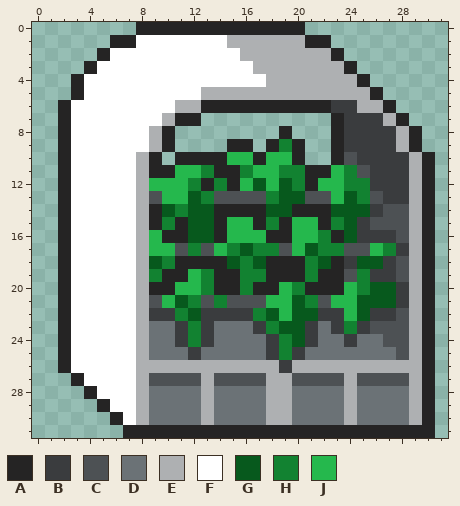
Edited in one commit: pixel-art sprite (Assets/Hangar/Upgrades/Hydroponics.png). Above: the version before the commit.
The file is 32x32 pixels.
Palette (. is transparent): A #252424  B #3a3c3e  C #4d5154  D #6b7276  E #aeb0b2  F #ffffff  G #07591d  H #128231  J #25b84d
Pixels before, first column x 2:
 0 ......AAAAAAAAAAAAA..........
 1 ....AAFFFFFFFEEEEEEAA........
 2 ...AFFFFFFFFFFEEEEEEEA.......
 3 ..AFFFFFFFFFFFFEEEEEEEA......
 4 .AFFFFFFFFFFFFFFEEEEEEEA.....
 5 .AFFFFFFFFFEEEEEEEEEEEEEA....
 6 AFFFFFFFFEEAAAAAAAAAABBEEA...
 7 AFFFFFFFEAA..........ABBBEA..
 8 AFFFFFFEA........A...ABBBBEA.
 9 AFFFFFFEA....AA.AHA..ABBBBEA.
10 AFFFFFEA.AAAAJJAJJA..ACBBBBEA
11 AFFFFFEAAJJHAAHJJHHAAJHCBBBEA
12 AFFFFFEJJJHAHAJGJGHAJJHHBBBEA
13 AFFFFFECJJGHCCCCHGGCCJGHCBBEA
14 AFFFFFEAGHGGAAAAGGAAAGGGBCCEA
15 AFFFFFEAHAGGAJJAHAJJAHGBCCCEA
16 AFFFFFEJAAGGAJJJAAJJHAGBBBCEA
17 AFFFFFEJJCHCJHGHHCJGHHCCJHBEA
18 AFFFFFEGHAAAAGHGAAAHGABGGBCEA
19 AFFFFFEHAAJHAAHHAAAHAACHBBCEA
20 AFFFFFEAAJJHAAHAAJHAAAJHGGBEA
21 AFFFFFECJGHCHCCCJJGHCJJGGGBEA
22 AFFFFFEBBHGBBBBHGJGGBBJGBBCEA
23 AFFFFFEDDBHBDDDBHGGBDBHBCCCEA
24 AFFFFFEDDBHBDDDDBHGBDDBDDCCEA
25 AFFFFFEDDDBDDDDDBHBDDDDDDDCEA
26 AFFFFFEEEEEEEEEEEBEEEEEEEEEEA
27 .AFFFFECCCCECCCCEECCCCECCCCEA
28 ..AFFFEDDDDEDDDDEEDDDDEDDDDEA
29 ...AFFEDDDDEDDDDEEDDDDEDDDDEA
30 ....AFEDDDDEDDDDEEDDDDEDDDDEA
31 .....AAAAAAAAAAAAAAAAAAAAAAAA
New version:
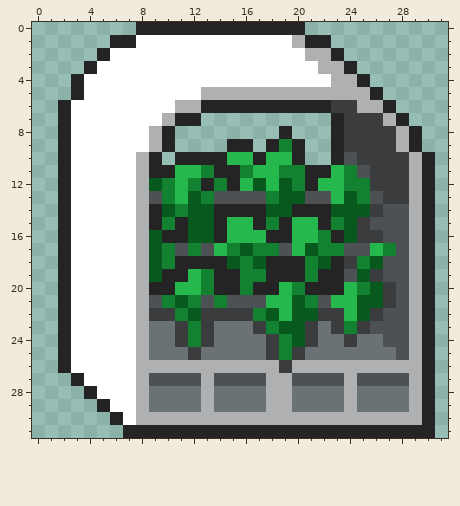
Change:
y 1: x 15..19 EEEEE -> FFFFF
y 2: x 16..20 EEEEE -> FFFFF
y 3: x 17..21 EEEEE -> FFFFF
y 4: x 18..22 EEEEE -> FFFFF
y 12: x 9..10 JJ -> GH
y 13: x 10 J -> H
y 16: x 9 J -> G; x 27 B -> C
y 17: x 9..10 JJ -> GH; x 28 B -> C
y 18: x 25 G -> H; x 27 B -> C
y 19: x 9 H -> G; x 25 H -> G; x 27 B -> C
y 20: x 27..28 GB -> BC
y 21: x 10 J -> H; x 27..28 GB -> BC
y 22: x 27 B -> C
y 30: x 9..12 DDDD -> EEEE; x 14..17 DDDD -> EEEE; x 20..23 DDDD -> EEEE; x 25..28 DDDD -> EEEE
Where, in picture pixels (left, top, right, bottom), the same in both pictures:
changed: (227, 35, 331, 87)
changed: (149, 178, 175, 308)
changed: (357, 230, 409, 321)
changed: (149, 412, 409, 425)
